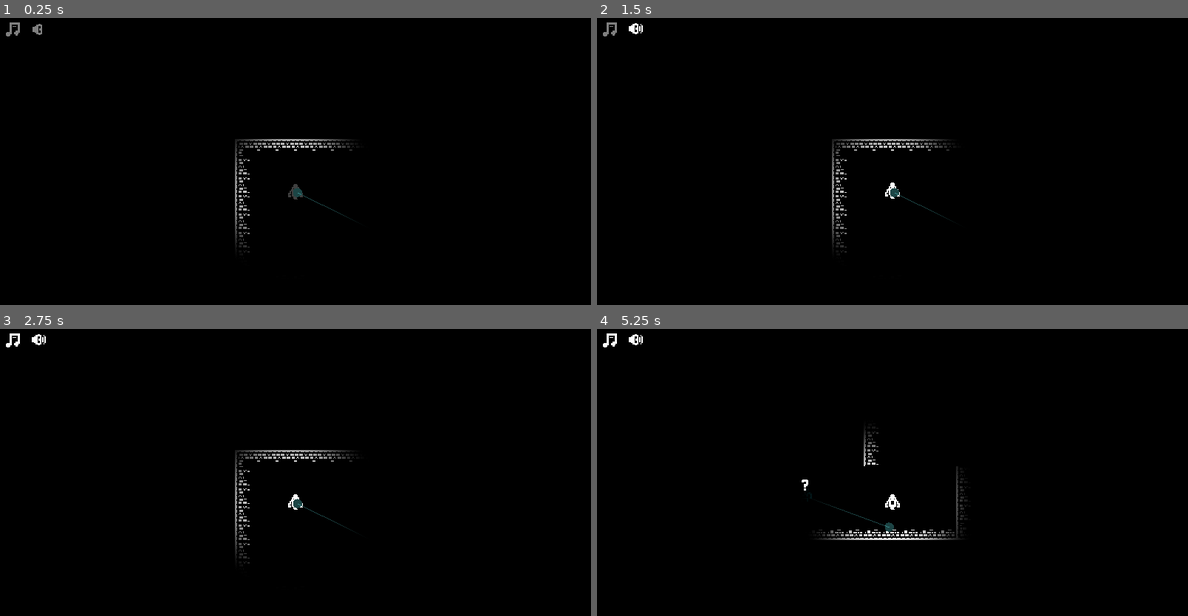
Above: before the commit, frames 1-4 (two rows, left to right).
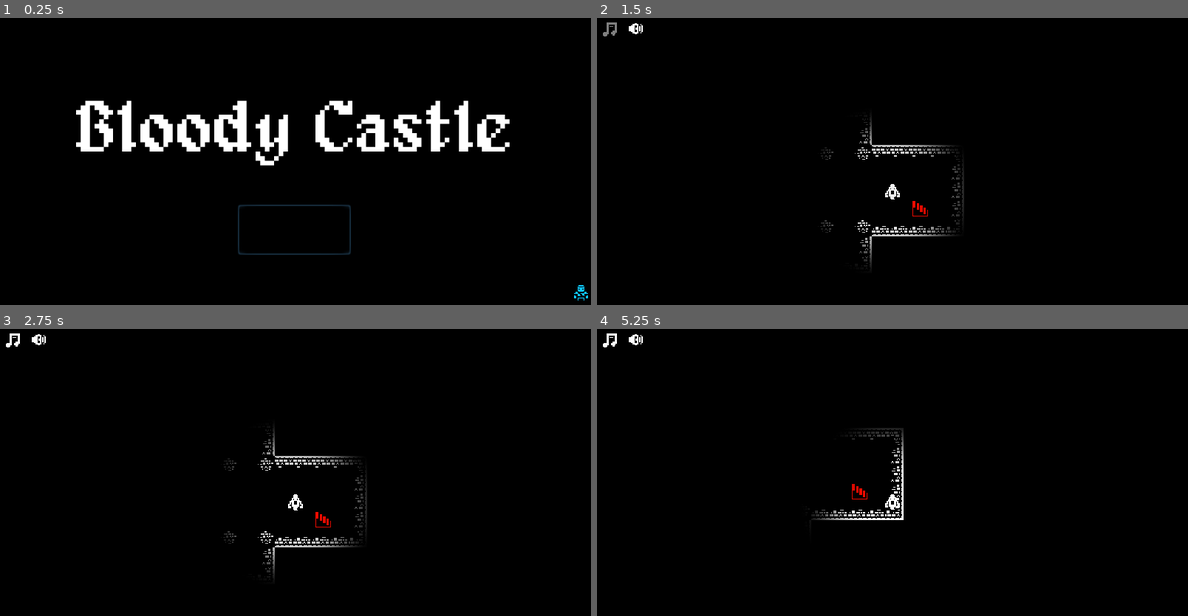
Above: after the commit, the same moments.

Repository: skarnl/miziziz-game-jam-2020
Game: Godot game, scene res://screens/main_menu.tscn
The game is run twice, just before and just after one commit, with the same random seed, the same clock (stepped at 60 frames per second) and the same inputs. Before the commit the project starts from res://game/game.tscn. Sound files missing from this copy of the repository are replaced by a short silence.
Inputs (mouse positions are in pixels of both pictures, inside the frame that each line leads up to):
- Up to frame 1 (0.25 s): no input
- Up to frame 2 (1.5 s): click (892, 230) at 0.5 s, where only the run after the commit has a clickable "start"; click (638, 32) at 1.25 s
- Up to frame 3 (2.75 s): click (11, 343) at 2 s
- Up to frame 4 (5.25 s): tap Enter at 2.75 s; hold Right (ui_right) 2.78-3.53 s; hold Space (attack) 2.78-3.53 s; hold Down (ui_down) 3.53-4.28 s; tap E (possess) at 3.6, 5.1 s; hold Right (ui_right) 4.28-5.03 s; hold Space (attack) 4.28-5.03 s; hold Up (ui_up) from 5.03 s (still down)

The runs differ from the first frame. In frame 1, 6.3% of the frame differs, in the area x 1-100%, y 1-99%; in frame 2, 1.5%; in frame 3, 1.5%; in frame 4, 1.3%.

Commit message:
Add main menu animation

Diff:
--- a/project.godot
+++ b/project.godot
@@ -21,7 +21,7 @@
 [application]
 
 config/name="Miziziziz Game Jam"
-run/main_scene="res://game/game.tscn"
+run/main_scene="res://screens/main_menu.tscn"
 
 [autoload]
 
--- a/screens/main_menu.tscn
+++ b/screens/main_menu.tscn
@@ -1,6 +1,141 @@
-[gd_scene load_steps=2 format=2]
+[gd_scene load_steps=8 format=2]
 
 [ext_resource path="res://screens/main_menu.gd" type="Script" id=1]
+[ext_resource path="res://assets/fonts/Early GameBoy.ttf" type="DynamicFontData" id=2]
+[ext_resource path="res://assets/fonts/alagard.ttf" type="DynamicFontData" id=3]
+[ext_resource path="res://assets/images/monochrome_transparent_packed.png" type="Texture" id=4]
+
+[sub_resource type="DynamicFont" id=1]
+size = 64
+font_data = ExtResource( 3 )
+
+[sub_resource type="DynamicFont" id=2]
+font_data = ExtResource( 2 )
+
+[sub_resource type="Animation" id=3]
+resource_name = "loop"
+length = 20.0
+loop = true
+tracks/0/type = "value"
+tracks/0/path = NodePath("Human:position")
+tracks/0/interp = 1
+tracks/0/loop_wrap = true
+tracks/0/imported = false
+tracks/0/enabled = true
+tracks/0/keys = {
+"times": PoolRealArray( 0, 6.49, 9, 11.4, 11.8, 13.1, 14.5 ),
+"transitions": PoolRealArray( 1, 1, 1, 1, 1, 1, 1 ),
+"update": 0,
+"values": [ Vector2( 520.643, 239.102 ), Vector2( 250.488, 239.102 ), Vector2( 250.488, 239.102 ), Vector2( 64, 239.102 ), Vector2( 82, 220 ), Vector2( 169.172, 121.906 ), Vector2( 238, 171 ) ]
+}
+tracks/1/type = "value"
+tracks/1/path = NodePath("Ghost:position")
+tracks/1/interp = 1
+tracks/1/loop_wrap = true
+tracks/1/imported = false
+tracks/1/enabled = true
+tracks/1/keys = {
+"times": PoolRealArray( 0, 6.01, 6.78, 7.63, 11.7, 17.3 ),
+"transitions": PoolRealArray( 1, 1, 1, 1, 1, 1 ),
+"update": 0,
+"values": [ Vector2( -22.2541, 239.102 ), Vector2( 199.252, 239.102 ), Vector2( 168.947, 239.102 ), Vector2( 250.488, 239.102 ), Vector2( 79, 223 ), Vector2( -10, 239.102 ) ]
+}
+tracks/2/type = "value"
+tracks/2/path = NodePath("Question:visible")
+tracks/2/interp = 1
+tracks/2/loop_wrap = true
+tracks/2/imported = false
+tracks/2/enabled = true
+tracks/2/keys = {
+"times": PoolRealArray( 0, 6.01, 7.63 ),
+"transitions": PoolRealArray( 1, 1, 1 ),
+"update": 1,
+"values": [ false, true, false ]
+}
+tracks/3/type = "value"
+tracks/3/path = NodePath("Question:position")
+tracks/3/interp = 1
+tracks/3/loop_wrap = true
+tracks/3/imported = false
+tracks/3/enabled = true
+tracks/3/keys = {
+"times": PoolRealArray( 6.1, 6.5, 7.6, 9 ),
+"transitions": PoolRealArray( 1, 1, 1, 1 ),
+"update": 0,
+"values": [ Vector2( 258, 216.096 ), Vector2( 242, 216.48 ), Vector2( 242, 216.48 ), Vector2( 250.688, 218.401 ) ]
+}
+tracks/4/type = "value"
+tracks/4/path = NodePath("Ghost:visible")
+tracks/4/interp = 1
+tracks/4/loop_wrap = true
+tracks/4/imported = false
+tracks/4/enabled = true
+tracks/4/keys = {
+"times": PoolRealArray( 0, 7.58, 11.8 ),
+"transitions": PoolRealArray( 1, 1, 1 ),
+"update": 1,
+"values": [ true, false, true ]
+}
+tracks/5/type = "value"
+tracks/5/path = NodePath("Human:rotation_degrees")
+tracks/5/interp = 1
+tracks/5/loop_wrap = true
+tracks/5/imported = false
+tracks/5/enabled = true
+tracks/5/keys = {
+"times": PoolRealArray( 0, 7.5, 7.6, 7.7, 7.8, 7.9, 8, 8.1, 8.2, 11.8, 13.1, 14.5 ),
+"transitions": PoolRealArray( 1, 1, 1, 1, 1, 1, 1, 1, 1, 1, 1, 1 ),
+"update": 0,
+"values": [ 0.0, 0.0, -3.8, 3.8, -3.8, 3.8, -3.8, 3.8, 0.0, 0.0, -307.2, 242.8 ]
+}
+tracks/6/type = "value"
+tracks/6/path = NodePath("Human:visible")
+tracks/6/interp = 1
+tracks/6/loop_wrap = true
+tracks/6/imported = false
+tracks/6/enabled = true
+tracks/6/keys = {
+"times": PoolRealArray( 0, 14.6 ),
+"transitions": PoolRealArray( 1, 1 ),
+"update": 1,
+"values": [ true, false ]
+}
+tracks/7/type = "value"
+tracks/7/path = NodePath("Slash:visible")
+tracks/7/interp = 1
+tracks/7/loop_wrap = true
+tracks/7/imported = false
+tracks/7/enabled = true
+tracks/7/keys = {
+"times": PoolRealArray( 0, 14.6 ),
+"transitions": PoolRealArray( 1, 1 ),
+"update": 1,
+"values": [ false, true ]
+}
+tracks/8/type = "value"
+tracks/8/path = NodePath("Slash:modulate")
+tracks/8/interp = 1
+tracks/8/loop_wrap = true
+tracks/8/imported = false
+tracks/8/enabled = true
+tracks/8/keys = {
+"times": PoolRealArray( 14.6, 17.8, 20 ),
+"transitions": PoolRealArray( 1, 1, 1 ),
+"update": 0,
+"values": [ Color( 1, 0, 0, 1 ), Color( 1, 0, 0, 1 ), Color( 1, 0, 0, 0 ) ]
+}
+tracks/9/type = "value"
+tracks/9/path = NodePath("Ghost:rotation_degrees")
+tracks/9/interp = 1
+tracks/9/loop_wrap = true
+tracks/9/imported = false
+tracks/9/enabled = true
+tracks/9/keys = {
+"times": PoolRealArray( 6.8, 7.6, 11.7 ),
+"transitions": PoolRealArray( 1, 1, 1 ),
+"update": 0,
+"values": [ 0.0, 30.2, 0.0 ]
+}
 
 [node name="MainMenu" type="Control"]
 pause_mode = 2
@@ -14,19 +149,27 @@
 [node name="ColorRect" type="ColorRect" parent="."]
 anchor_right = 1.0
 anchor_bottom = 1.0
-color = Color( 0.419608, 0.596078, 0.929412, 0.407843 )
+color = Color( 0, 0, 0, 1 )
 __meta__ = {
 "_edit_lock_": true,
 "_edit_use_anchors_": false
 }
 
 [node name="Label" type="Label" parent="ColorRect"]
-margin_left = 85.0
-margin_top = 93.0
-margin_right = 413.0
-margin_bottom = 117.0
-text = "GHOST SPEL DING"
+anchor_left = 0.5
+anchor_top = 0.5
+anchor_right = 0.5
+anchor_bottom = 0.5
+margin_left = -190.0
+margin_top = -81.7538
+margin_right = 190.0
+margin_bottom = -21.7538
+custom_fonts/font = SubResource( 1 )
+text = "Bloody Castle"
 align = 1
+__meta__ = {
+"_edit_use_anchors_": false
+}
 
 [node name="Button" type="Button" parent="."]
 anchor_left = 0.5
@@ -37,8 +180,52 @@
 margin_top = 12.0
 margin_right = 48.0
 margin_bottom = 56.0
-text = "START"
-__meta__ = {
-"_edit_use_anchors_": false
-}
+flat = true
+__meta__ = {
+"_edit_use_anchors_": false
+}
+
+[node name="Label" type="Label" parent="Button"]
+margin_left = 11.9034
+margin_top = 10.8683
+margin_right = 91.9034
+margin_bottom = 30.8683
+custom_fonts/font = SubResource( 2 )
+text = "start"
+align = 1
+
+[node name="AnimationPlayer" type="AnimationPlayer" parent="."]
+autoplay = "loop"
+playback_speed = 1.65
+anims/loop = SubResource( 3 )
+
+[node name="Ghost" type="Sprite" parent="."]
+position = Vector2( 104.005, 239.102 )
+texture = ExtResource( 4 )
+region_enabled = true
+region_rect = Rect2( 416, 96, 16, 16 )
+
+[node name="Question" type="Sprite" parent="."]
+visible = false
+position = Vector2( 256.856, 216.457 )
+texture = ExtResource( 4 )
+centered = false
+region_enabled = true
+region_rect = Rect2( 592, 208, 16, 16 )
+
+[node name="Slash" type="Sprite" parent="."]
+visible = false
+modulate = Color( 1, 0, 0, 0.234637 )
+position = Vector2( 233, 164 )
+texture = ExtResource( 4 )
+centered = false
+region_enabled = true
+region_rect = Rect2( 432, 176, 16, 16 )
+
+[node name="Human" type="Sprite" parent="."]
+modulate = Color( 0.0588235, 0.780392, 1, 1 )
+position = Vector2( 378.043, 239.102 )
+texture = ExtResource( 4 )
+region_enabled = true
+region_rect = Rect2( 448, 16, 16, 16 )
 [connection signal="pressed" from="Button" to="." method="_on_Button_pressed"]
Binary file added: assets/fonts/alagard.ttf
